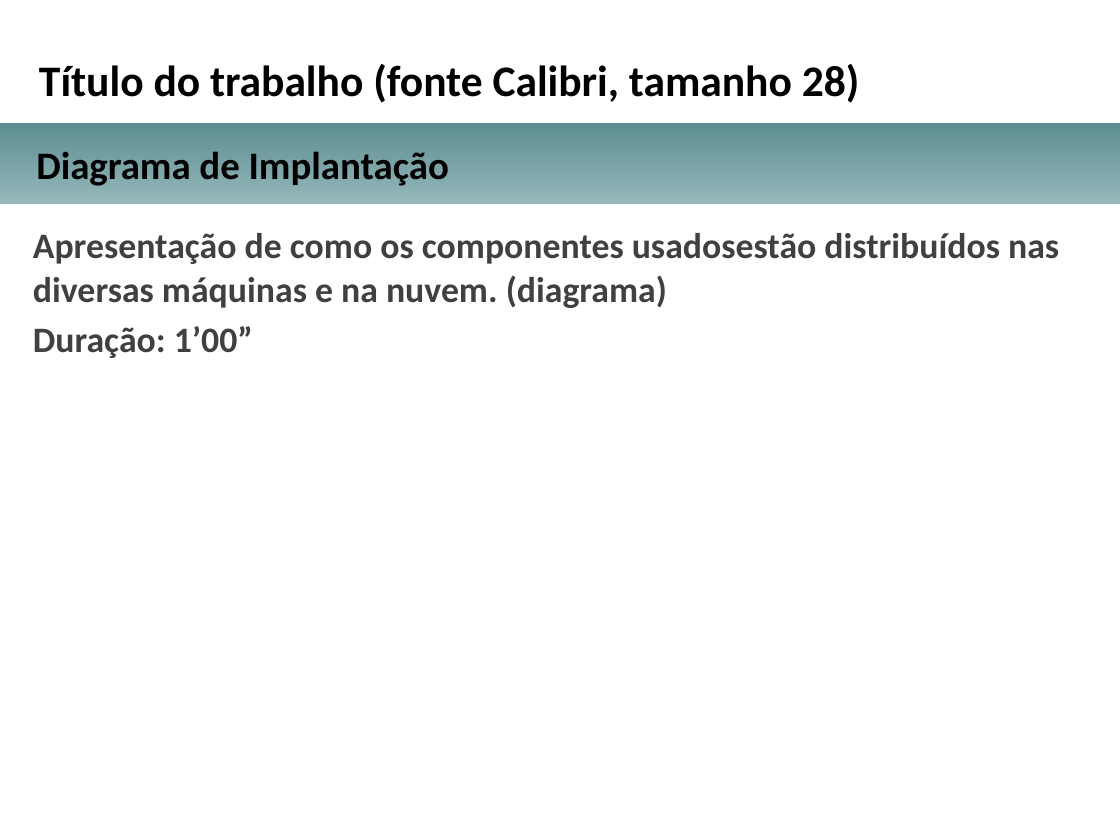
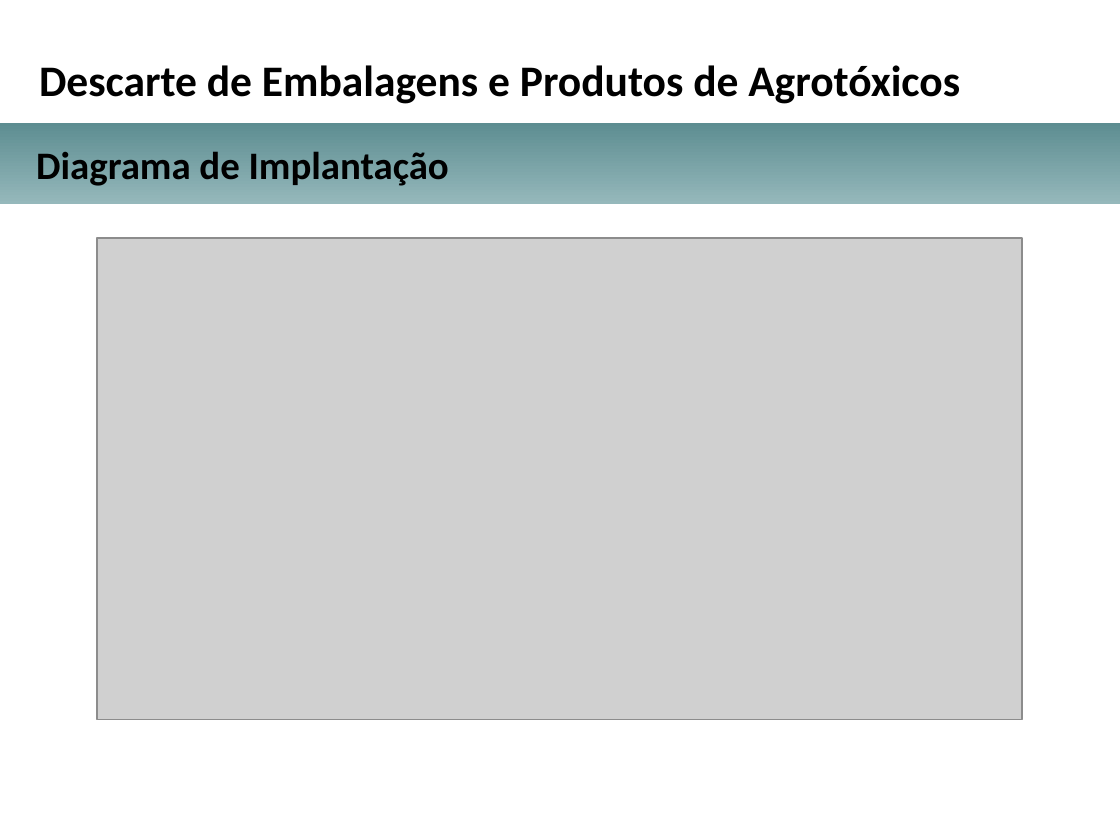
Before and after one commit to michellerodrigues/AgendamentoLambda, a slide deck: slide 8 of docs_tcc/apresentacao_projeto_arquitetural_TCC.pptx. Drawn at 1120x840 pixels with LibreOffice and Linux fonts; fonts in the diff are those of the drawing; grey boxes stand for pictures; background and template pictures are left out. Boxes give left, top, right and bottom in pixels: in the first picture for what was removed or moved away, otherwise in the second. Text is boxed around its words. In the diff, an @@ line names an element or a change of style, - is before the commit and + after.

```diff
--- a/docs_tcc/apresentacao_projeto_arquitetural_TCC.pptx
+++ b/docs_tcc/apresentacao_projeto_arquitetural_TCC.pptx
@@ text at (39, 65, 960, 104): text changed @@
-Título do trabalho (fonte Calibri, tamanho 28)
+Descarte de Embalagens e Produtos de Agrotóxicos
@@ text removed at (33, 233, 1059, 358) @@
-Apresentação de como os componentes usadosestão distribuídos nas diversas máquinas e na nuvem. (diagrama)
-Duração: 1’00”
@@ picture added at (97, 239, 1023, 720) @@
```
Also in this commit, not shown: 3 other slides changed, 7 slides added, 7 slides removed, 1 other file.
